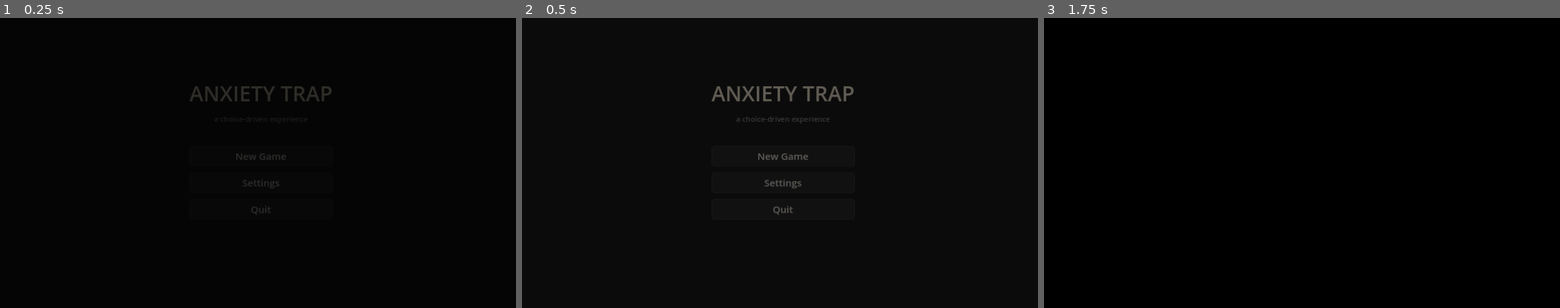
Above: before the commit, frames 1-3 (left to right).
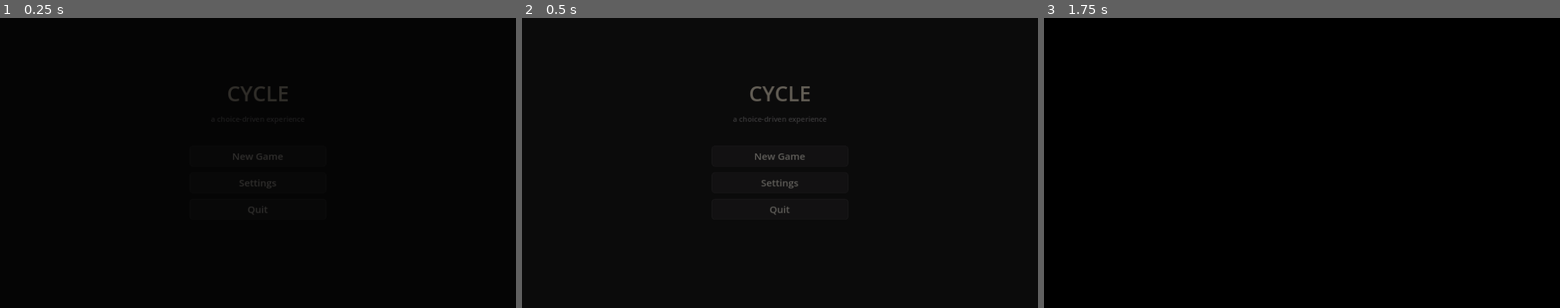
Above: after the commit, the same moments.

Repository: ripjkgaming/Cloudhacks
Game: Godot game, scene res://scenes/main.tscn
The game is run twice, just before and just after one commit, with the same random seed, the same clock (stepped at 60 frames per second) and the same inputs.
Inputs (mouse positions are in pixels of both pictures, inside the frame that each line leads up to):
- Up to frame 1 (0.25 s): no input
- Up to frame 2 (0.5 s): no input
- Up to frame 3 (1.75 s): click "New Game" at 0.5 s; tap Enter (ui_accept) at 1.25 s; move the mouse to (1415, 148) at 1.27 s; hold D (move_right) from 1.28 s (still down); tap Q (phone, bound only after the commit) at 1.35 s; click (1415, 148) at 1.42 s; tap Space (jump, bound only after the commit) at 1.52, 1.55 s

The runs differ from the first frame. In frame 1, 0.6% of the frame differs, in the area x 36-65%, y 23-68%; in frame 2, 1.0%; in frame 3, nothing differs.

Commit message:
Rebrand to CYCLE; add Cinema autoload stub and jump/phone actions
Co-Authored-By: Claude Opus 5.5 <noreply@anthropic.com>

Diff:
--- a/data/sequences.json
+++ b/data/sequences.json
@@ -55,7 +55,7 @@
    },
    {
     "t": "text",
-    "text": "ANXIETY TRAP",
+    "text": "CYCLE",
     "hold": 3.5,
     "size": 64,
     "color": "warn"
@@ -1120,7 +1120,7 @@
   "steps": [
    {
     "t": "text",
-    "text": "ANXIETY TRAP",
+    "text": "CYCLE",
     "hold": 3.0,
     "size": 56,
     "color": "warn"
--- a/project.godot
+++ b/project.godot
@@ -3,8 +3,8 @@
 
 [application]
 
-config/name="Anxiety Trap"
-config/description="A first-person narrative choice game."
+config/name="CYCLE"
+config/description="A first-person story about avoidance, relief, and the loop between them."
 run/main_scene="res://scenes/main.tscn"
 config/features=PackedStringArray("4.3", "GL Compatibility")
 
@@ -20,6 +20,7 @@
 Saves="*res://scripts/autoload/save_system.gd"
 UI="*res://scripts/autoload/ui_manager.gd"
 Endings="*res://scripts/autoload/ending_manager.gd"
+Cinema="*res://scripts/autoload/cinema.gd"
 Days="*res://scripts/autoload/day_manager.gd"
 
 [display]
--- /dev/null
+++ b/scripts/autoload/cinema.gd
@@ -0,0 +1,12 @@
+extends Node
+## Cinematics director (autoload "Cinema"). Plays camera-driven cutscenes by id.
+## Contract used by the rest of the game:
+##   await Cinema.play(id, args)   -- returns when the cutscene is finished (or skipped)
+##   Cinema.playing                -- true while a cutscene owns the camera
+## Known ids: "opening", "wake" {day}, "day_end" {day}, "doomscroll_enter", "doomscroll_exit",
+##   "night_scroll" {minutes}, "ending" {id}. Unknown ids must return immediately.
+
+var playing := false
+
+func play(id: String, args: Dictionary = {}) -> void:
+	await get_tree().process_frame
--- a/scripts/autoload/settings.gd
+++ b/scripts/autoload/settings.gd
@@ -11,6 +11,8 @@
 	"interact": {"label": "Interact", "key": KEY_E},
 	"sprint": {"label": "Walk faster", "key": KEY_SHIFT},
 	"crouch": {"label": "Crouch", "key": KEY_CTRL},
+	"jump": {"label": "Jump", "key": KEY_SPACE},
+	"phone": {"label": "Phone", "key": KEY_Q},
 	"flashlight": {"label": "Flashlight", "key": KEY_F},
 	"pause": {"label": "Pause", "key": KEY_ESCAPE},
 }
--- a/scripts/main.gd
+++ b/scripts/main.gd
@@ -21,7 +21,7 @@
 	add_child(world)
 	UI.set_black()
 	_register_hooks()
-	DisplayServer.window_set_title("Anxiety Trap")
+	DisplayServer.window_set_title("CYCLE")
 	await return_to_menu()
 	for a in OS.get_cmdline_user_args():
 		if a.begins_with("--bot"):
--- a/scripts/ui/menus.gd
+++ b/scripts/ui/menus.gd
@@ -20,7 +20,7 @@
 	vb.custom_minimum_size = Vector2(340, 0)
 	vb.add_theme_constant_override("separation", 14)
 	root.add_child(vb)
-	var t := UITheme.label("ANXIETY TRAP", 52, Color("f2e6d0"))
+	var t := UITheme.label("CYCLE", 52, Color("f2e6d0"))
 	t.horizontal_alignment = HORIZONTAL_ALIGNMENT_CENTER
 	vb.add_child(t)
 	var sub := UITheme.label("a choice-driven experience", 18, Color(1, 1, 1, 0.5))
Not shown, changed: README.md
